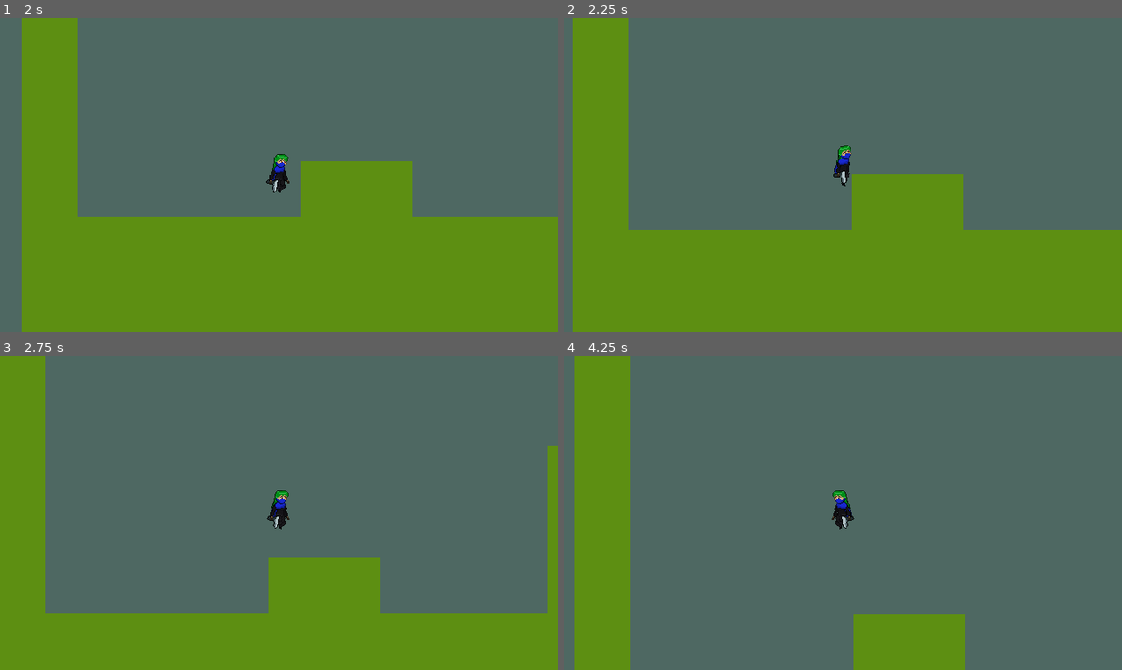
Above: before the commit, frames 1-4 (two rows, left to right).
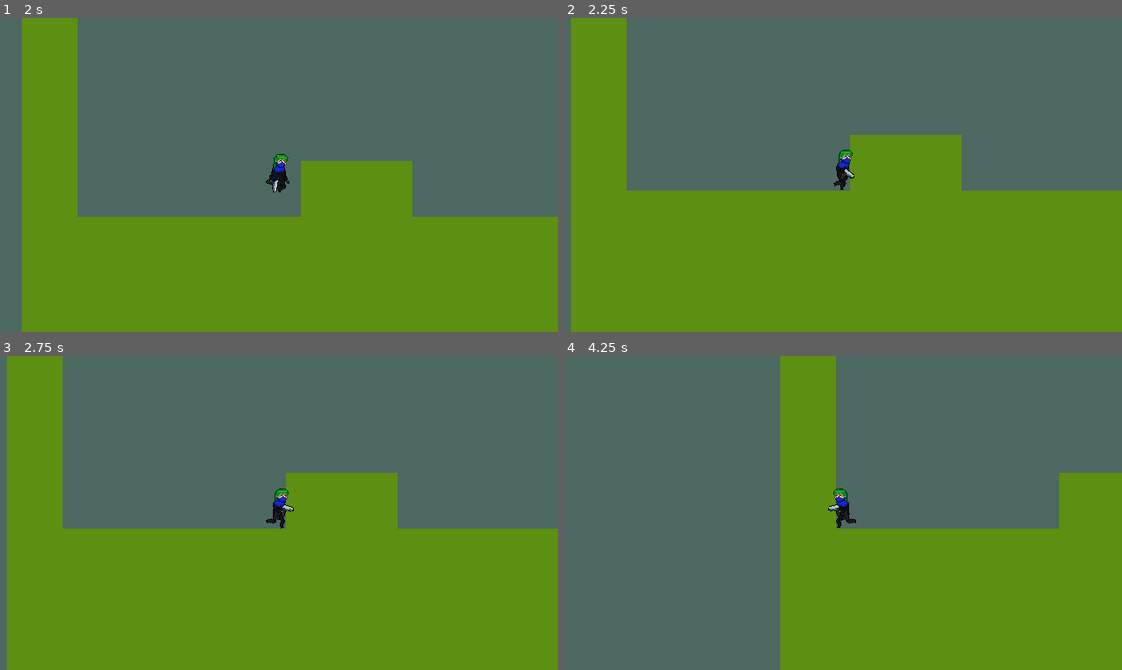
Above: after the commit, the same moments.

Repository: kwabsi/kwabsi.github.io
Game: Godot game, scene res://Test.tscn
Two runs of this game, one before a commit and one after it. Both use one fixed random seed, a clock stepped at 60 frames per second and the inputs below.
Inputs:
- Up to frame 1 (2 s): hold D (mov_right) 0.53-1.28 s; hold Space (act_jump) 0.53-1.28 s; hold S (mov_down) from 1.28 s (still down); tap Space (act_jump) at 1.35, 1.52, 1.82 s
- Up to frame 2 (2.25 s): release S (mov_down) at 2.03 s; hold D (mov_right) from 2.03 s (still down); hold Space (act_jump) from 2.03 s (still down)
- Up to frame 3 (2.75 s): keep holding D (mov_right); keep holding Space (act_jump)
- Up to frame 4 (4.25 s): release D (mov_right) at 2.78 s; release Space (act_jump) at 2.78 s; hold W (mov_up) 2.78-3.53 s; tap Space (act_jump) at 2.85, 3.02, 3.32 s; hold A (mov_left) from 3.53 s (still down); hold Space (act_jump) from 3.53 s (still down)

Frame 1 is identical in both runs. In frame 2, 12% of the frame differs, in the area x 1-100%, y 0-100%; in frame 3, 28%; in frame 4, 42%.

Commit message:
movtest 2

Diff:
--- a/tribal_exploration_platformer/classes/actor/player/Player.gd
+++ b/tribal_exploration_platformer/classes/actor/player/Player.gd
@@ -34,6 +34,18 @@
 	if _refreshJumpExtention:
 		self.buffer.insert(BUFFER.JUMP_EXTENTION, self.stats.physics.jumpExtentionTime)
 
+func wallJump(_refreshJumpExtention:bool = true):
+	jump(_refreshJumpExtention)
+	var _dir = 1
+	if self.direction == DIRECTION.LEFT:
+		_dir *= -1
+	self.velocity.x = -1 * _dir * self.stats.physics.topSpeed
+	if self.direction == DIRECTION.LEFT: self.setDirection(DIRECTION.RIGHT)
+	else: self.setDirection(DIRECTION.LEFT)
+	self.buffer.consume(BUFFER.WALLRUN_DIRECTION_CANCEL)
+	self.buffer.consume(BUFFER.WALLRUN_EXIT)
+	self.buffer.insert(BUFFER.WALLRUN_EXIT, 0.1)
+
 func applyGravity(delta:float = 1.0):
 	if is_on_floor():
 		self.velocity.y = 8.0
@@ -63,19 +75,14 @@
 	handleHorizontalMovement(_inputVector, delta)
 	applyGravity(delta)
 	# Jumping
-	if is_on_floor() or self.buffer.check(BUFFER.ON_GROUND) or self.buffer.check(BUFFER.WALLRUN_DIRECTION_CANCEL):
+	if is_on_floor() or self.buffer.check(BUFFER.ON_GROUND):
 		if InputExt.is_action_just_pressed("act_jump"):
 			jump()
-			if self.buffer.consume(BUFFER.WALLRUN_DIRECTION_CANCEL):
-				var _dir = 1
-				if direction == DIRECTION.LEFT:
-					_dir *= -1
-				self.velocity.x = -1 * _dir * self.stats.physics.topSpeed
-				if self.direction == DIRECTION.LEFT: self.setDirection(DIRECTION.RIGHT)
-				else: self.setDirection(DIRECTION.LEFT)
-				self.buffer.consume(BUFFER.WALLRUN_EXIT)
-				self.buffer.insert(BUFFER.WALLRUN_EXIT, 0.1)
 	else:
+		if (InputExt.is_action_just_pressed("act_jump")
+		and (not self.buffer.check(BUFFER.WALLRUN_EXIT) or self.buffer.check(BUFFER.WALLRUN_DIRECTION_CANCEL))
+		and (self.buffer.check(BUFFER.WALLRUN_DIRECTION_CANCEL) or $WallChecker.touchesWall())):
+			wallJump()
 		if self.buffer.check(BUFFER.JUMP_EXTENTION) and Input.is_action_pressed("act_jump"):
 			velocity.y -= CONSTANTS.PHYSICS.GRAVITY.y * self.stats.physics.gravityMultiplier * delta * self.stats.physics.jumpExtentionPower
 		else:
@@ -132,15 +139,8 @@
 		self.buffer.insert(BUFFER.WALLRUN_EXIT, 2.0)
 		return
 	if Input.is_action_just_pressed("act_jump"):
-		var _dir = 1
-		if direction == DIRECTION.LEFT:
-			_dir *= -1
-		self.velocity.x = -1 * _dir * self.stats.physics.topSpeed
-		if self.direction == DIRECTION.LEFT: self.setDirection(DIRECTION.RIGHT)
-		else: self.setDirection(DIRECTION.LEFT)
-		jump()
+		wallJump()
 		self.stateMachine.setState(STATE.MOVEMENT)
-		self.buffer.insert(BUFFER.WALLRUN_EXIT, 0.1)
 		return
 	var _inputDir = InputExt.getInputVector()
 	if (self.direction == DIRECTION.LEFT and _inputDir.x >= 0 or self.direction == DIRECTION.RIGHT and _inputDir.x <= 0):
--- a/tribal_exploration_platformer/instances/player/Player.tscn
+++ b/tribal_exploration_platformer/instances/player/Player.tscn
@@ -624,6 +624,11 @@
 
 export var skeleton:NodePath
 
+func _ready():
+	var player = get_node(self.root_node)
+	# Animation Blend Times
+	# self.set_blend_time(player.animationDict[player.ANIMATION.WALL_RUNNING], player.animationDict[player.ANIMATION.IN_AIR], 0.5)
+
 func play(name: String = \"\", custom_blend: float = -1, custom_speed: float = 1.0, from_end: bool = false) -> void:
 	if name == current_animation:
 		return
Not shown, changed: tribal_exploration_platformer/export_presets.cfg
Not shown, changed: gamejams/TESTS/stuff.html
Not shown, added: gamejams/TESTS/stuff.js
Not shown, added: gamejams/TESTS/stuff.pck
Not shown, added: gamejams/TESTS/stuff.png
Not shown, added: gamejams/TESTS/stuff.wasm
